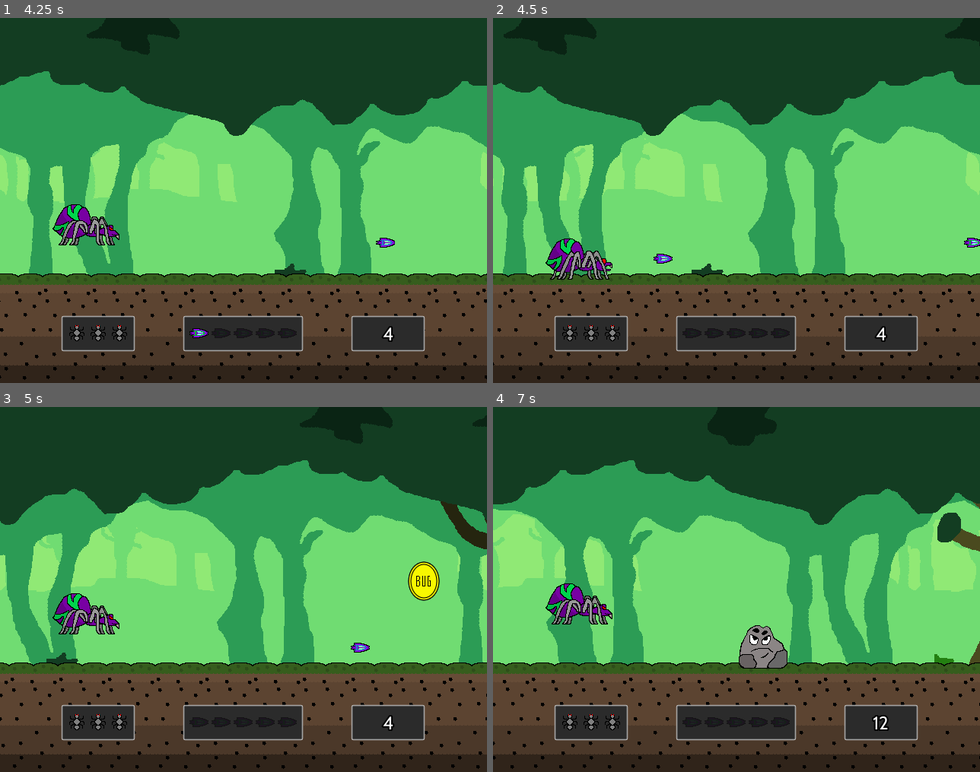
Above: before the commit, frames 1-4 (two rows, left to right).
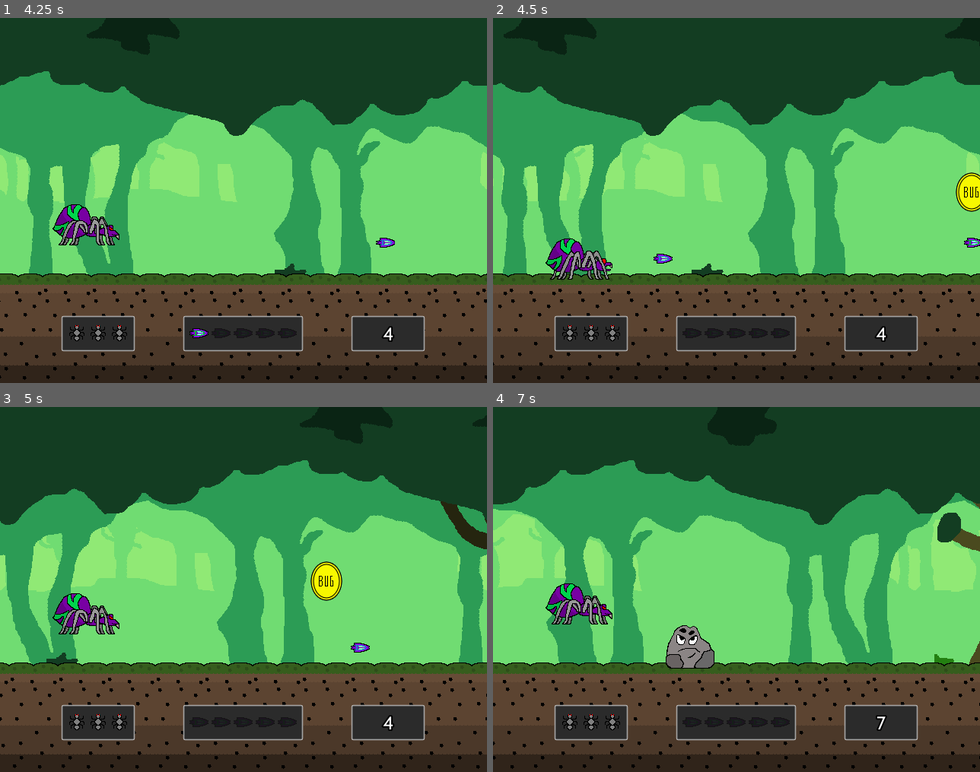
Above: after the commit, the same moments.

Repository: Gravedigger7789/spider-scramble
Game: Godot game, scene res://src/Level/Sandbox1.tscn
Two runs of this game, one before a commit and one after it. Both use one fixed random seed, a clock stepped at 60 frames per second and the inputs below.
Inputs:
- Up to frame 1 (4.25 s): tap Enter at 0.5 s; hold Z (attack) 0.53-1.28 s; tap Up (jump) at 0.77, 1.52, 3.02, 3.77 s; tap Z (attack) at 1.35, 2.85 s; hold Z (attack) 2.03-2.78 s; hold Z (attack) from 3.53 s (still down)
- Up to frame 2 (4.5 s): release Z (attack) at 4.28 s; tap Z (attack) at 4.35 s
- Up to frame 3 (5 s): tap Up (jump) at 4.52 s
- Up to frame 4 (7 s): hold Z (attack) 5.03-5.78 s; tap Z (attack) at 5.85 s; tap Up (jump) at 6.02, 6.77 s; hold Z (attack) from 6.53 s (still down)

Frame 1 is identical in both runs. In frame 2, 0.5% of the frame differs, in the area x 95-100%, y 42-54%; in frame 3, 1.1%; in frame 4, 2.0%, in the area x 35-82%, y 59-89%.

Commit message:
Changing obstacles to spawn at edge of screen

Diff:
--- a/src/Level/TreeBackground.tscn
+++ b/src/Level/TreeBackground.tscn
@@ -25,7 +25,7 @@
 [ext_resource path="res://src/Level/ExpandingParallaxLayer.gd" type="Script" id=23]
 
 [sub_resource type="RectangleShape2D" id=1]
-extents = Vector2( 640, 68 )
+extents = Vector2( 50000, 68 )
 
 [sub_resource type="RectangleShape2D" id=2]
 extents = Vector2( 32, 240 )
@@ -124,7 +124,7 @@
 collision_mask = 7
 
 [node name="CollisionShape2D" type="CollisionShape2D" parent="Floor"]
-position = Vector2( 640, 412 )
+position = Vector2( 50000, 412 )
 shape = SubResource( 1 )
 
 [node name="Wall" type="StaticBody2D" parent="."]
--- a/src/Objects/ObstacleSpawner.gd
+++ b/src/Objects/ObstacleSpawner.gd
@@ -26,6 +26,7 @@
 		if floor_raycast.is_colliding()
 		else global_position
 	)
+	floor_position.x = get_viewport().size.x
 	obstacle.global_position = floor_position
 
 
